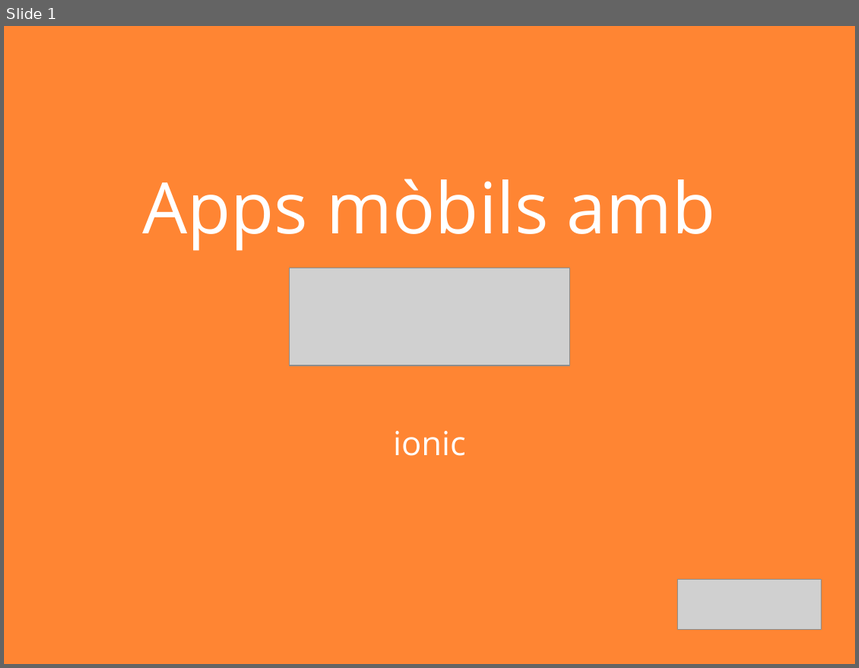
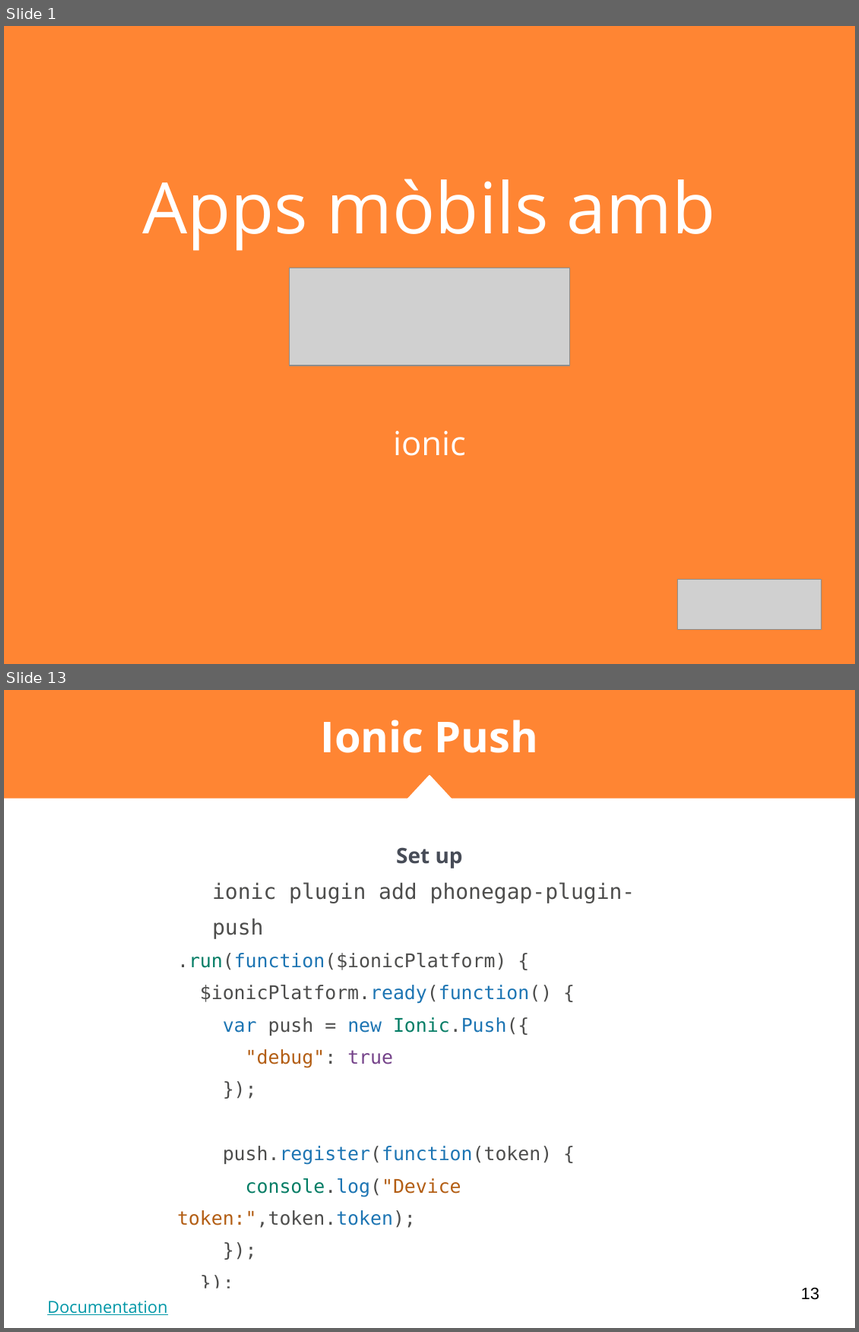
Before and after one commit to nmaletm/git-presentation, a slide deck: Presentations/P3.1 - Ionic.pptx. Shown one above the other, each under a label of ours: slide 1 before the commit, slides 1 and 13 after it; the slides between them are not shown. The pictures are 859x668 and 859x1332 pixels, drawn with LibreOffice and Linux fonts; fonts in the diff are those of the drawing; grey boxes stand for pictures. Boxes give left, top, right and bottom in pixels: in the first picture for what was removed or moved away, otherwise in the second. Text is boxed around its words. In the diff, an @@ line names an element or a change of style, - is before the commit and + after.

```diff
--- a/Presentations/P3.1 - Ionic.pptx
+++ b/Presentations/P3.1 - Ionic.pptx
@@ slide 13 added at (4,690,855,1328), background #FFFFFF @@
@@ rectangle added at (4,690,855,798), fill #FF8533 @@
@@ title added at (320,720,539,753), 36 pt, text #FFFFFF, bold @@
+Ionic Push
@@ triangle added at (408,774,452,797), fill #FF8533 @@
@@ triangle added at (408,776,451,799), fill #FFFFFF, outline #FFFFFF 1.5 pt @@
@@ rectangle added at (4,796,855,798), fill #FF8533 @@
@@ text added at (396,847,463,869), 18 pt, text #474C57, bold @@
+Set up
@@ text added at (212,882,636,939), 18 pt, text #4D4D4C @@
+ionic plugin add phonegap-plugin-push
@@ text added at (177,953,553,1228), 16 pt, text #4D4D4C @@
+.run(function($ionicPlatform) {
+$ionicPlatform.ready(function() {
+var push = new Ionic.Push({
+"debug": true
+});
+push.register(function(token) {
+console.log("Device token:",token.token);
+});
+});
+})
@@ text added at (47,1301,167,1315), 14 pt, text #0097A7, underline @@
+Documentation
@@ page number added at (801,1287,819,1300), 14 pt, text #000000 @@
+13
```
Also in this commit, not shown: 30 other slides added, 1 slide removed, 6 other files.
